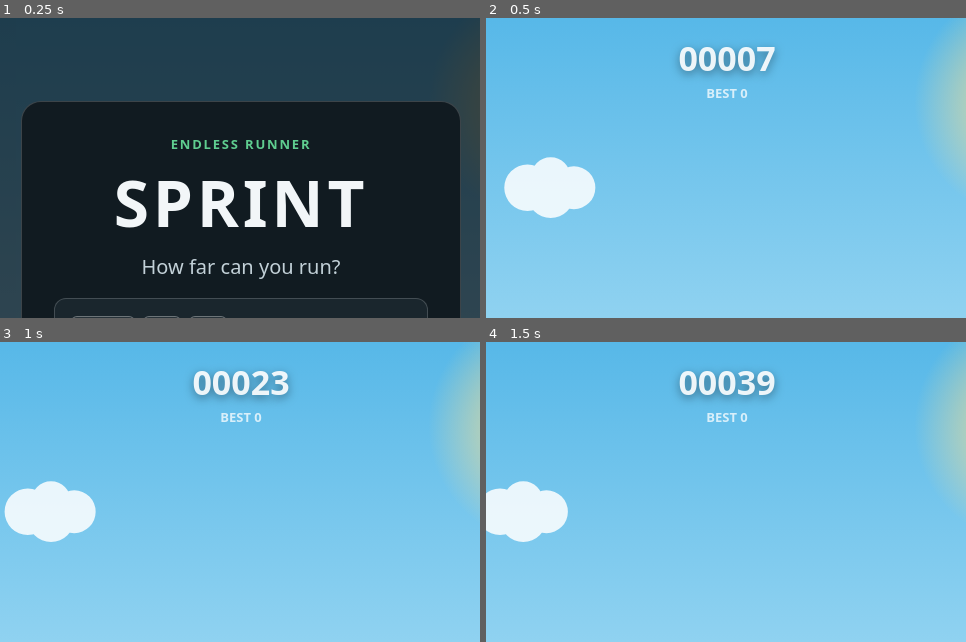
Above: before the commit, frames 1-4 (two rows, left to right).
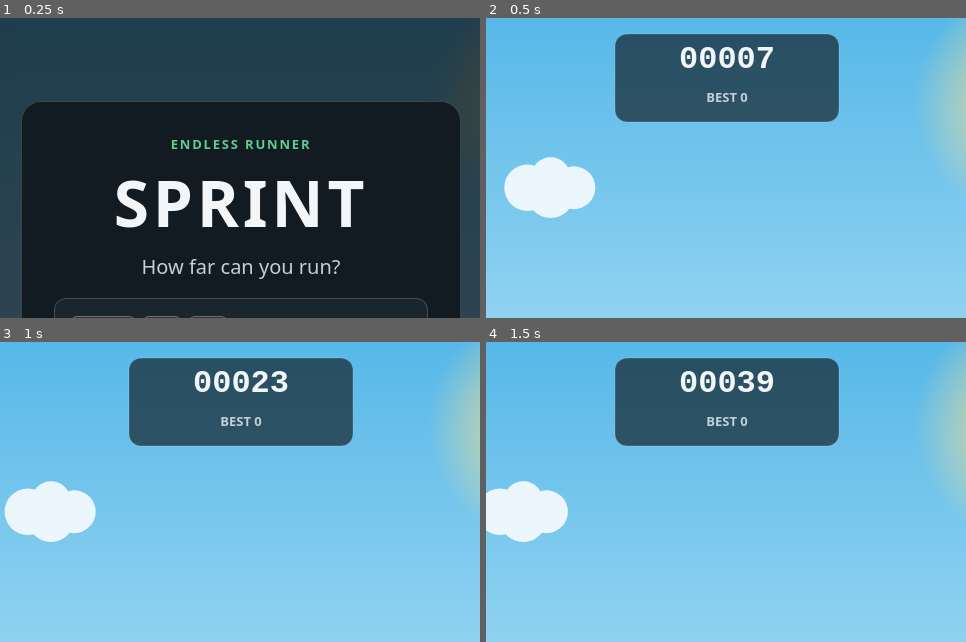
Above: after the commit, the same moments.

Repository: Salar11111/Sprint__Endless-Runner
Game: browser game, page index.html
Same seed, same stepped clock (60 frames per second), same inputs: the game is played once before the commit and once after it.
Inputs:
- Up to frame 1 (0.25 s): no input
- Up to frame 2 (0.5 s): click "Start" at 0.27 s
- Up to frame 3 (1 s): no input
- Up to frame 4 (1.5 s): hold D from 1.03 s (still down); tap Space at 1.1 s
The pictures show only the part of the screen within x 25-75%, y 0-50%; the shares and areas given below are measured in that part.

Frame 1 is identical in both runs. In frame 2, 13% of the frame differs, in the area x 26-74%, y 5-35%; in frame 3, 13%; in frame 4, 13%.

Commit message:
style: enhance UI with a consistent design system

Diff:
--- a/game.js
+++ b/game.js
@@ -729,20 +729,30 @@
 }
 
 function drawHud() {
+  // Presentation only: a compact plaque keeps score/best readable over the sky.
+  const plaqueW = Math.min(224, W - 32);
+  const plaqueH = 88;
+  const px = (W - plaqueW) / 2;
+  const py = 16;
+
+  ctx.save();
+  ctx.fillStyle = 'rgba(9, 15, 19, 0.62)';
+  rr(px, py, plaqueW, plaqueH, 12);
+  ctx.fill();
+  ctx.strokeStyle = 'rgba(255, 255, 255, 0.18)';
+  ctx.lineWidth = 1;
+  ctx.stroke();
+
   ctx.textAlign = 'center';
   ctx.textBaseline = 'top';
-  ctx.font = '800 34px "Segoe UI", system-ui, sans-serif';
-  ctx.fillStyle = 'rgba(255,255,255,0.9)';
-  ctx.shadowColor = 'rgba(0,0,0,0.45)';
-  ctx.shadowOffsetY = 3;
-  ctx.shadowBlur = 10;
-  ctx.fillText(String(score).padStart(5, '0'), W / 2, 26);
-  ctx.shadowOffsetY = 0;
-  ctx.shadowBlur = 0;
-
-  ctx.font = '600 13px "Segoe UI", system-ui, sans-serif';
-  ctx.fillStyle = 'rgba(255,255,255,0.75)';
-  ctx.fillText('BEST ' + best, W / 2, 70);
+  ctx.fillStyle = '#f2f6f8';
+  ctx.font = '700 32px ui-monospace, SFMono-Regular, Consolas, monospace';
+  ctx.fillText(String(score).padStart(5, '0'), W / 2, py + 10);
+
+  ctx.fillStyle = '#c2d0d7';
+  ctx.font = '600 13px system-ui, -apple-system, "Segoe UI", sans-serif';
+  ctx.fillText('BEST ' + best, W / 2, py + 58);
+  ctx.restore();
 }
 
 function loop(t) {
